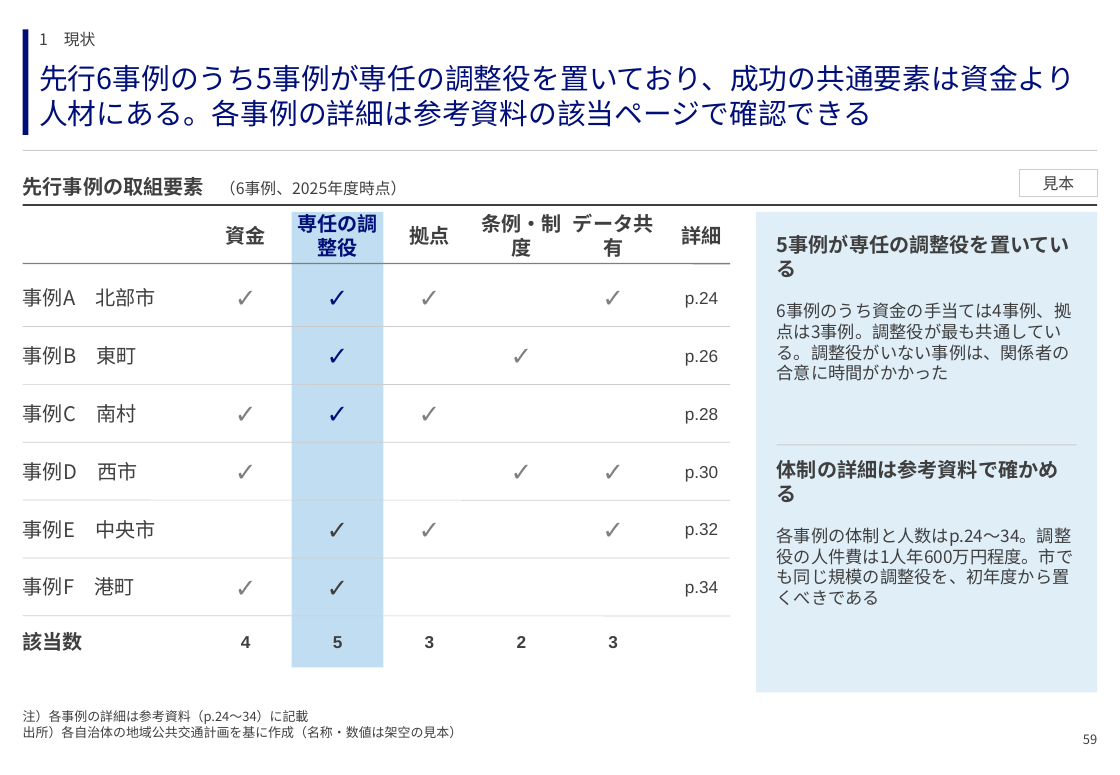
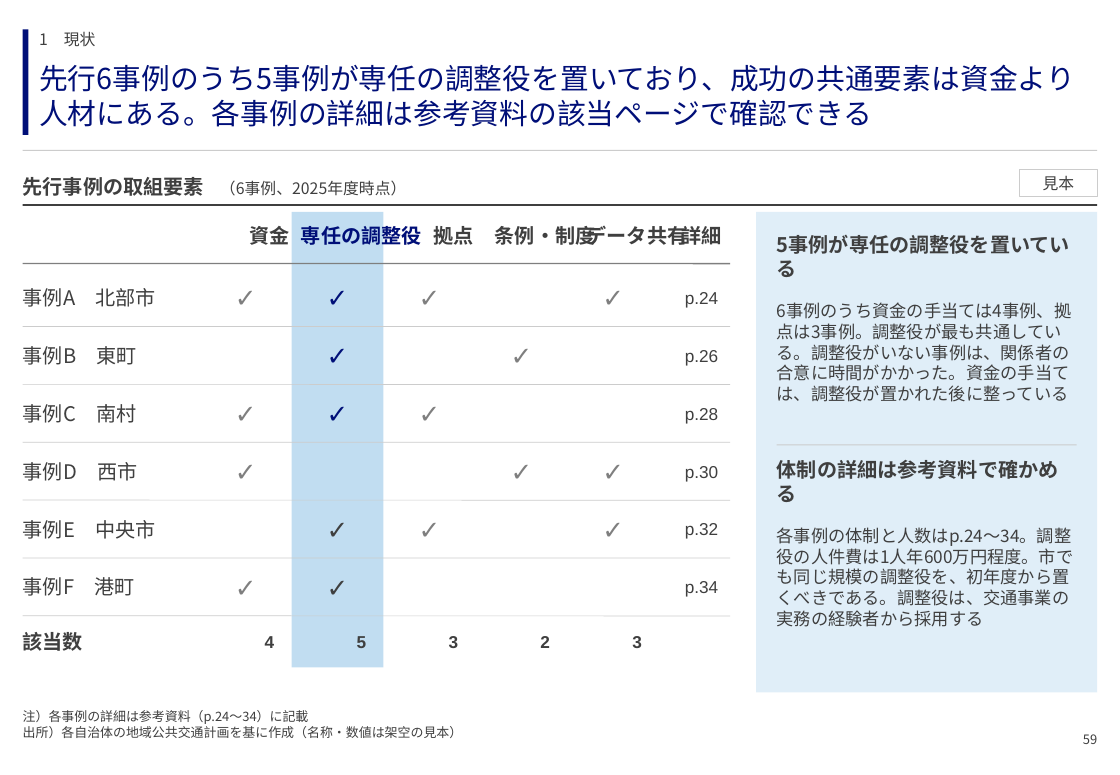
Before and after one commit to GontaHH/slide_builder, a slide deck: slide 59 of patterns/pattern-deck.pptx. Drawn at 1120x775 pixels with LibreOffice and Linux fonts; fonts in the diff are those of the drawing. Boxes give left, top, right and bottom in pixels: in the first picture for what was removed or moved away, otherwise in the second. Text is boxed around its words. In the diff, an @@ line names an element or a change of style, - is before the commit and + after.

```diff
--- a/patterns/pattern-deck.pptx
+++ b/patterns/pattern-deck.pptx
@@ text "資金": place and size @@
-text "資金" at (225,226,265,245)
+text "資金" at (249,226,289,245)
@@ text "専任の調整役" rewrapped from (297,210,377,257) to (301,222,422,249) @@
@@ text "拠点": place and size @@
-text "拠点" at (409,226,449,245)
+text "拠点" at (433,226,473,245)
@@ text "条例・制度" rewrapped from (481,214,561,257) to (495,226,722,245) @@
@@ text "データ共有" rewrapped from (573,214,653,257) to (495,226,722,245) @@
@@ text at (777,302,1071,402): text changed @@
-6事例のうち資金の手当ては4事例、拠点は3事例。調整役が最も共通している。調整役がいない事例は、関係者の合意に時間がかかった
+6事例のうち資金の手当ては4事例、拠点は3事例。調整役が最も共通している。調整役がいない事例は、関係者の合意に時間がかかった。資金の手当ては、調整役が置かれた後に整っている
@@ text at (777,527,1074,627): text changed @@
-各事例の体制と人数はp.24〜34。調整役の人件費は1人年600万円程度。市でも同じ規模の調整役を、初年度から置くべきである
+各事例の体制と人数はp.24〜34。調整役の人件費は1人年600万円程度。市でも同じ規模の調整役を、初年度から置くべきである。調整役は、交通事業の実務の経験者から採用する
@@ text "4": place and size @@
-text "4" at (241,636,251,648)
+text "4" at (265,636,275,648)
@@ text "5": place and size @@
-text "5" at (333,636,343,648)
+text "5" at (357,636,367,648)
@@ text "3": place and size @@
-text "3" at (425,636,435,648)
+text "3" at (449,636,459,648)
@@ text "2": place and size @@
-text "2" at (517,636,527,648)
+text "2" at (540,636,550,648)
@@ text "3": place and size @@
-text "3" at (608,636,618,648)
+text "3" at (632,636,642,648)
```
Also in this commit, not shown: 40 other slides changed, 11 other files.
